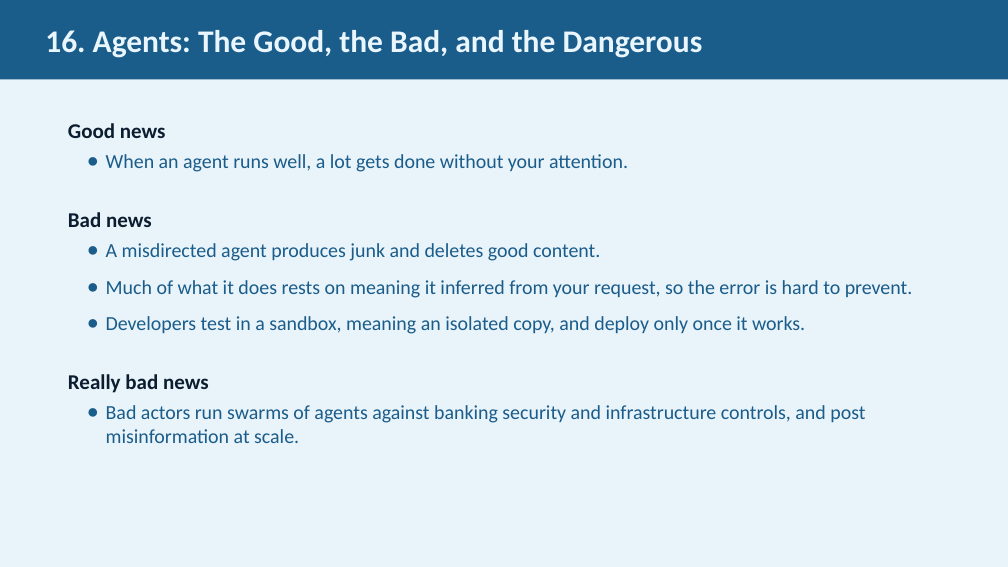
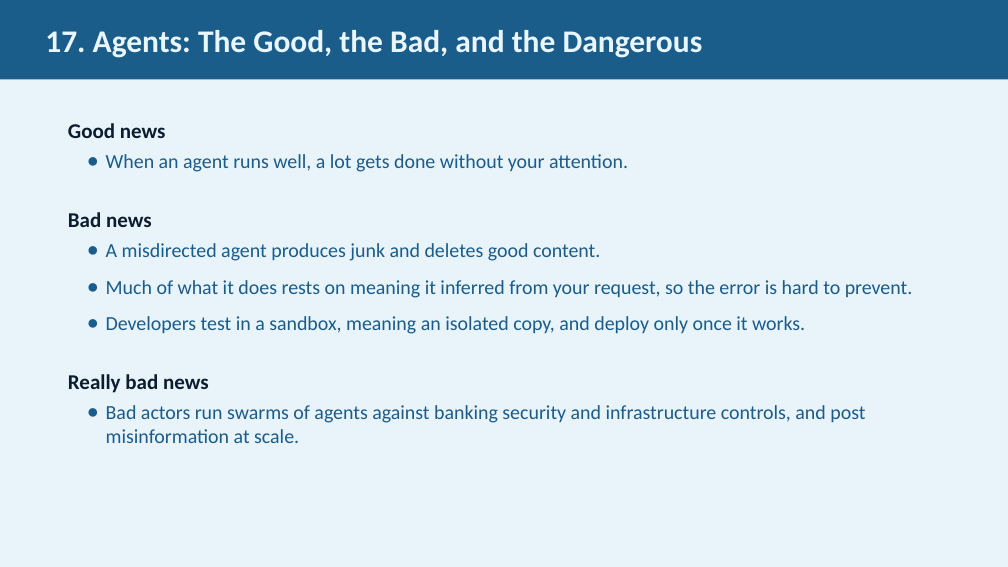
Before and after one commit to JimFawcett/NewSite, a slide deck: slide 17 of AI Presentation 2026/AI_Presentation.pptx (slide 16 before the commit). Drawn at 1008x567 pixels with LibreOffice and Linux fonts; fonts in the diff are those of the drawing. Boxes give left, top, right and bottom in pixels: in the first picture for what was removed or moved away, otherwise in the second. Text is boxed around its words. In the diff, an @@ line names an element or a change of style, - is before the commit and + after.

```diff
--- a/AI Presentation 2026/AI_Presentation.pptx
+++ b/AI Presentation 2026/AI_Presentation.pptx
@@ text in rectangle at [45,30,703,58]: text changed @@
-16. Agents: The Good, the Bad, and the Dangerous
+17. Agents: The Good, the Bad, and the Dangerous
```
Also in this commit, not shown: 31 other slides changed, 2 slides added.
